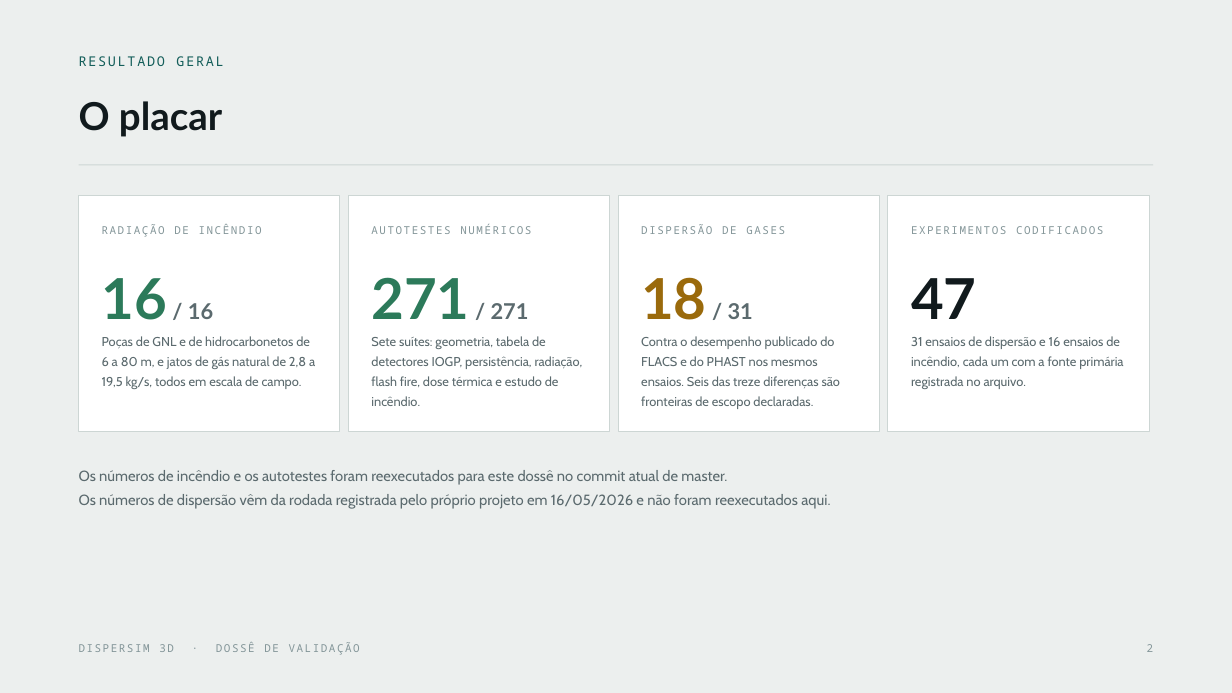
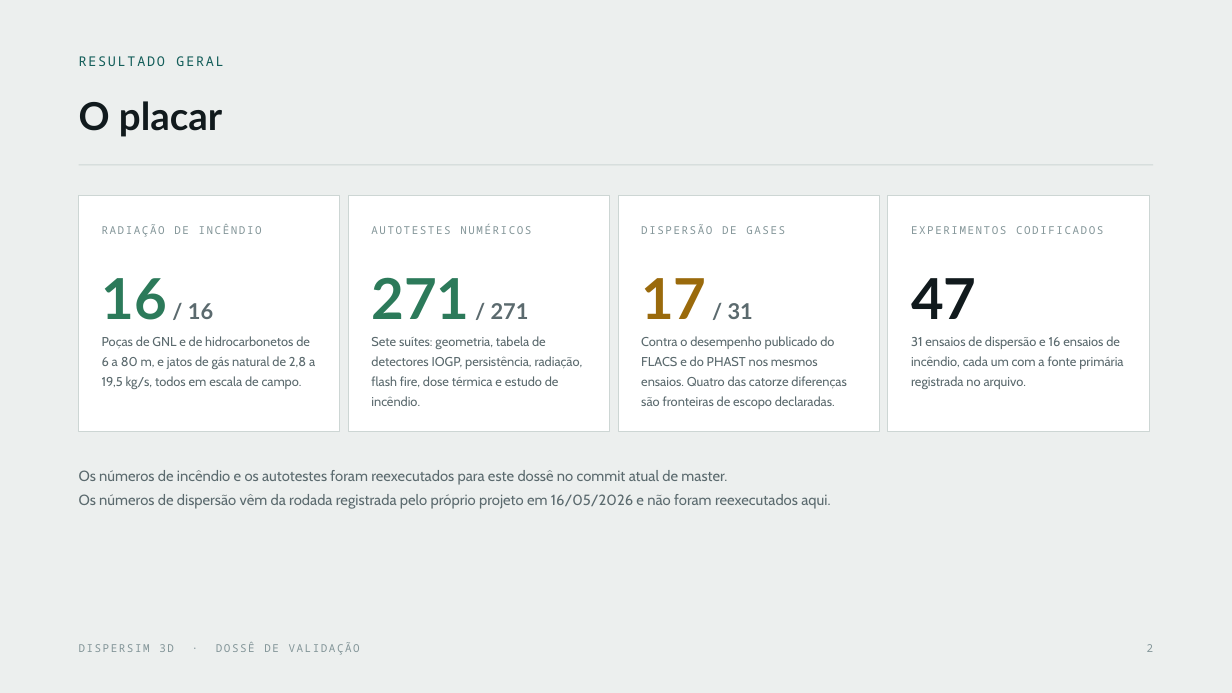
Before and after one commit to DanWBR/DisperSim3D, a slide deck: slide 2 of docs/DisperSim3D-Validacao.pptx. Drawn at 1232x693 pixels with LibreOffice and Linux fonts; fonts in the diff are those of the drawing. Boxes give left, top, right and bottom in pixels: in the first picture for what was removed or moved away, otherwise in the second. Text is boxed around its words. In the diff, an @@ line names an element or a change of style, - is before the commit and + after.

```diff
--- a/docs/DisperSim3D-Validacao.pptx
+++ b/docs/DisperSim3D-Validacao.pptx
@@ text at (641,278,753,319): text changed @@
-18 / 31
+17 / 31
@@ text at (641,336,846,409): text changed @@
-Contra o desempenho publicado do FLACS e do PHAST nos mesmos ensaios. Seis das treze diferenças são fronteiras de escopo declaradas.
+Contra o desempenho publicado do FLACS e do PHAST nos mesmos ensaios. Quatro das catorze diferenças são fronteiras de escopo declaradas.
```
Also in this commit, not shown: 1 other slide changed, 2 other files.
